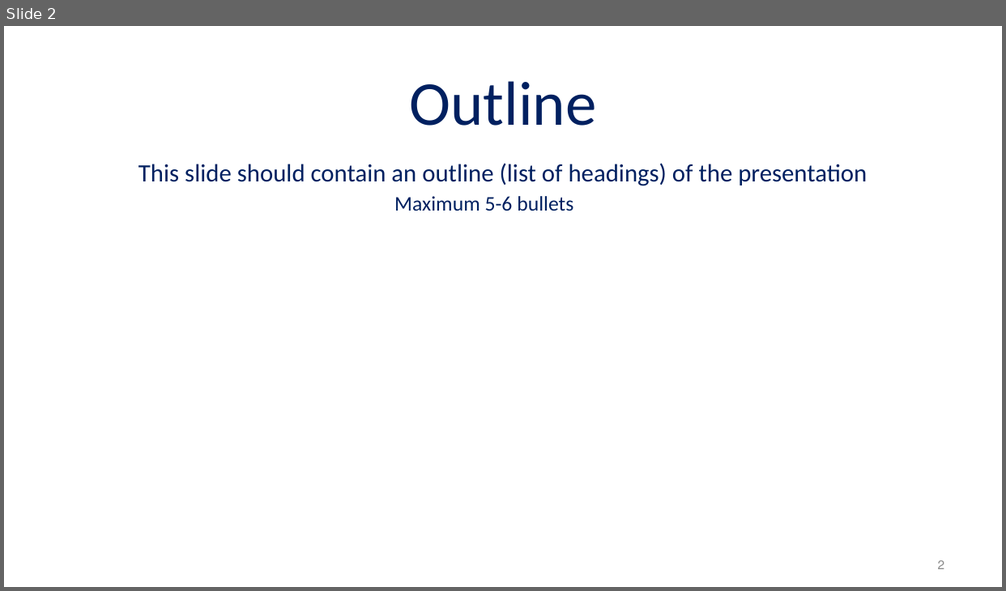
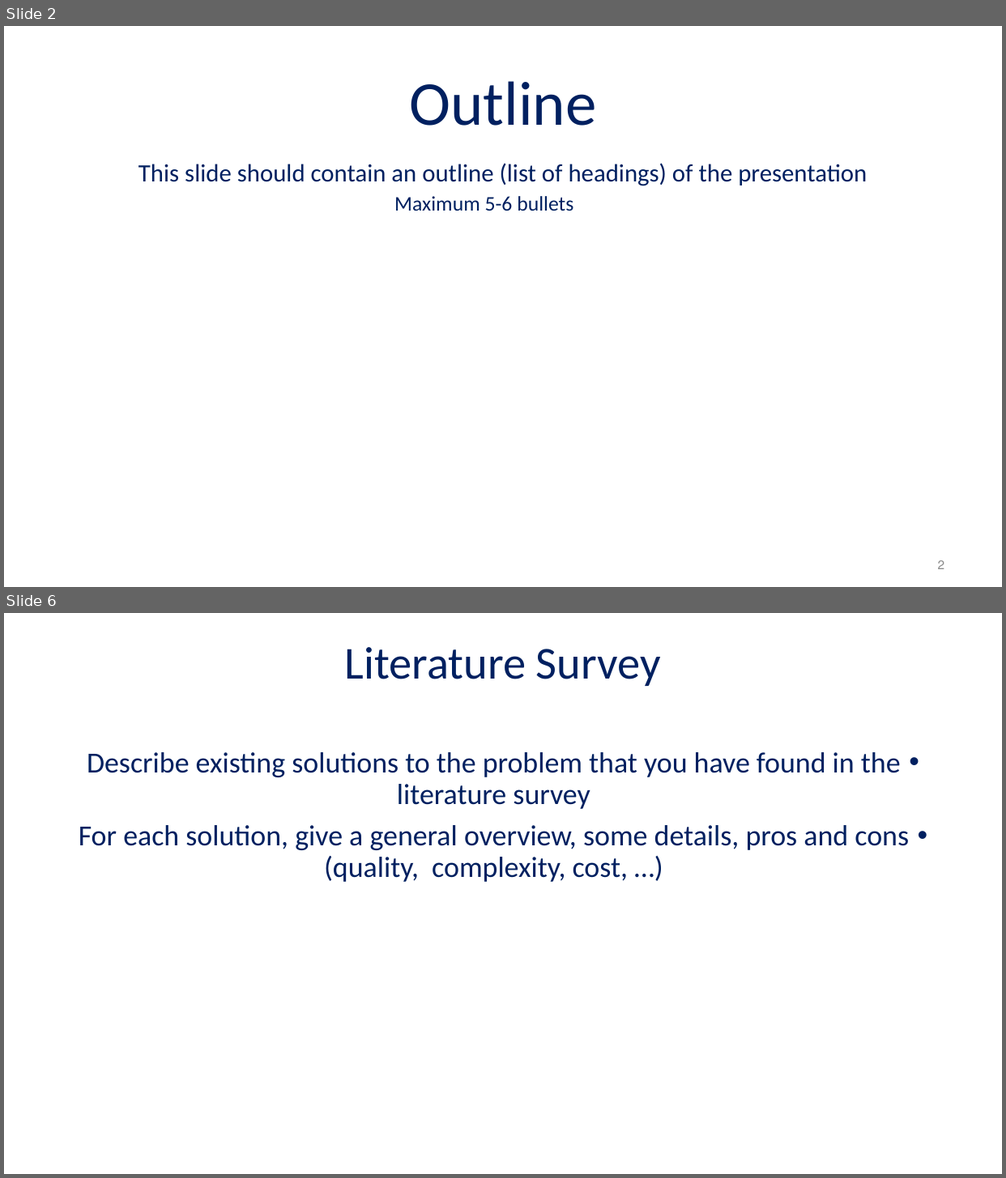
Before and after one commit to AdirCN/DPD, a slide deck: documents/Final Presentation.pptx. Shown one above the other, each under a label of ours: slide 2 before the commit, slides 2 and 6 after it; the slides between them are not shown. The pictures are 1006x591 and 1006x1178 pixels, drawn with LibreOffice and Linux fonts; fonts in the diff are those of the drawing. Boxes give left, top, right and bottom in pixels: in the first picture for what was removed or moved away, otherwise in the second. Text is boxed around its words. In the diff, an @@ line names an element or a change of style, - is before the commit and + after.

```diff
--- a/documents/Final Presentation.pptx
+++ b/documents/Final Presentation.pptx
@@ slide 6 added at bbox=[4, 613, 1002, 1174], background #FFFFFF @@
@@ text added at bbox=[344, 647, 661, 686], 44 pt, text #002060 @@
+Literature Survey
@@ text added at bbox=[79, 752, 909, 882], 28 pt, text #002060 @@
+• Describe existing solutions to the problem that you have found in the literature survey
+• For each solution, give a general overview, some details, pros and cons (quality, complexity, cost, …)
```
Also in this commit, not shown: 1 slide changed, 23 other slides added, 1 slide removed, 1 other file.
